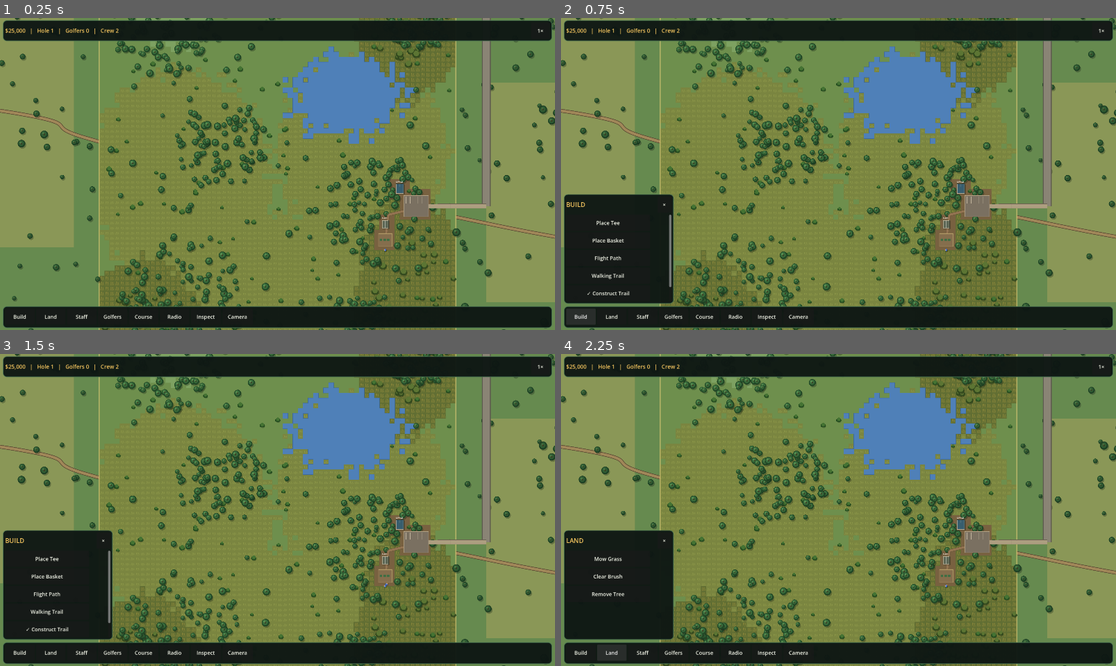
Above: before the commit, frames 1-4 (two rows, left to right).
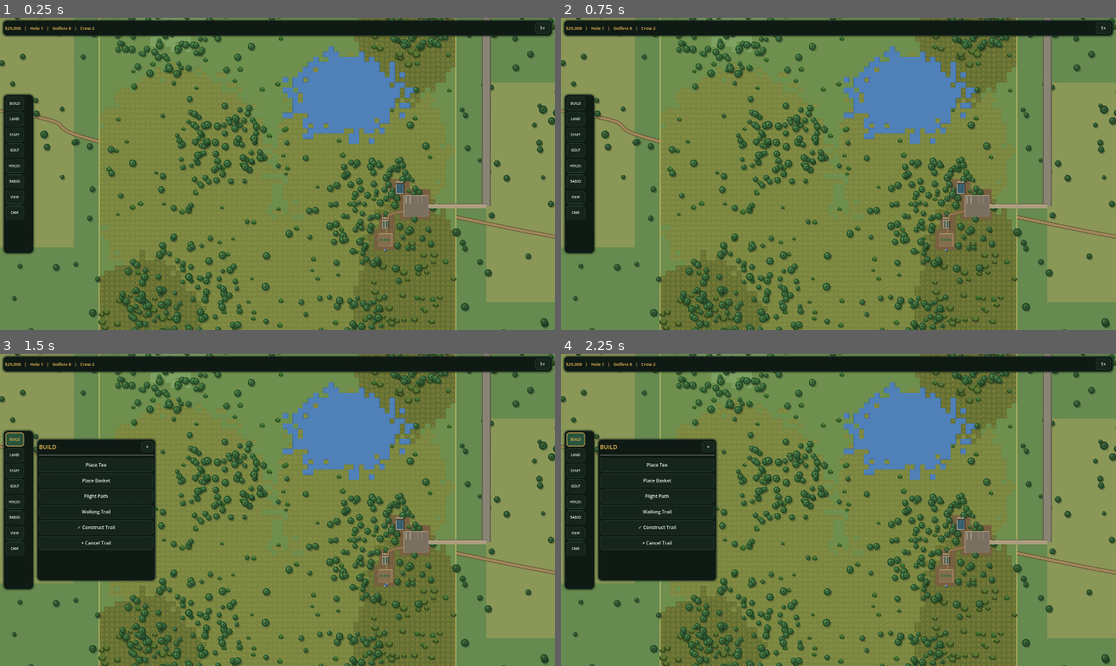
Above: after the commit, the same moments.

Repository: jmessierdg/disc-golf-empire
Game: Godot game, scene res://Main.tscn
The game is run twice, just before and just after one commit, with the same random seed, the same clock (stepped at 60 frames per second) and the same inputs.
Inputs (mouse positions are in pixels of both pictures, inside the frame that each line leads up to):
- Up to frame 1 (0.25 s): no input
- Up to frame 2 (0.75 s): click (583, 317) at 0.5 s, where only the run before the commit has a clickable "Build"
- Up to frame 3 (1.5 s): click (16, 438) at 1.25 s, where only the run after the commit has a clickable "BUILD"
- Up to frame 4 (2.25 s): click (610, 653) at 2 s, where only the run before the commit has a clickable "Land"

The runs differ from the first frame. In frame 1, 12% of the frame differs, in the area x 0-100%, y 0-100%; in frame 2, 17%; in frame 3, 23%; in frame 4, 23%.

Commit message:
Update hud_manager.gd

Diff:
--- a/hud_manager.gd
+++ b/hud_manager.gd
@@ -1,11 +1,13 @@
-# Disc Golf Empire — Update 19: Park Management HUD
-# New mobile-first overlay. Reuses CourseUI's existing gameplay callbacks.
+# Disc Golf Empire — Update 20: Classic Tycoon Floating Dock
+# Mobile-first left dock; reuses the established CourseUI callbacks.
 extends CanvasLayer
 
-const INK := Color(0.055, 0.09, 0.075, 0.96)
-const EDGE := Color(0.27, 0.43, 0.31, 1.0)
-const GOLD := Color(0.98, 0.79, 0.38, 1.0)
-const WHITE := Color(0.96, 0.97, 0.92, 1.0)
+const INK := Color(0.055, 0.095, 0.075, 0.97)
+const EDGE := Color(0.26, 0.40, 0.29, 1.0)
+const GOLD := Color(0.96, 0.76, 0.36, 1.0)
+const WHITE := Color(0.94, 0.97, 0.93, 1.0)
+const MUTED := Color(0.67, 0.76, 0.68, 1.0)
+const ACTIVE := Color(0.17, 0.33, 0.23, 1.0)
 
 var ui
 var course_manager
@@ -15,12 +17,14 @@
 var radio_manager
 var camera_controller
 var top_bar: PanelContainer
-var bottom_bar: PanelContainer
+var dock: PanelContainer
+var dock_scroll: ScrollContainer
 var drawer: PanelContainer
 var drawer_title: Label
 var drawer_body: VBoxContainer
 var status_label: Label
 var speed_button: Button
+var dock_buttons: Dictionary = {}
 var selected_tab := ""
 var sim_speeds := [0.0, 1.0, 2.0, 4.0]
 var speed_index := 1
@@ -39,96 +43,134 @@
 	if ui.empire_sidebar != null:
 		ui.empire_sidebar.hide()
 	build_hud()
+	get_viewport().size_changed.connect(_layout_hud)
 	set_process(true)
 
 func panel_style() -> StyleBoxFlat:
 	var style := StyleBoxFlat.new()
 	style.bg_color = INK
 	style.border_color = EDGE
-	style.set_border_width_all(2)
-	style.set_corner_radius_all(13)
-	style.set_content_margin_all(8)
+	style.set_border_width_all(1)
+	style.set_corner_radius_all(14)
+	style.set_content_margin_all(7)
+	style.shadow_color = Color(0.0, 0.0, 0.0, 0.36)
+	style.shadow_size = 6
+	return style
+
+func button_style(active: bool = false) -> StyleBoxFlat:
+	var style := StyleBoxFlat.new()
+	style.bg_color = ACTIVE if active else Color(0.085, 0.145, 0.11, 0.97)
+	style.border_color = GOLD if active else Color(0.22, 0.35, 0.26, 0.8)
+	style.set_border_width_all(2 if active else 1)
+	style.set_corner_radius_all(9)
+	style.set_content_margin_all(5)
 	return style
 
 func make_button(label_text: String, callback: Callable, width: float = 94.0) -> Button:
 	var button := Button.new()
 	button.text = label_text
-	button.custom_minimum_size = Vector2(width, 56)
-	button.add_theme_font_size_override("font_size", 18)
+	button.custom_minimum_size = Vector2(width, 48)
+	button.add_theme_font_size_override("font_size", 16)
 	button.add_theme_color_override("font_color", WHITE)
+	button.add_theme_color_override("font_hover_color", GOLD)
+	button.add_theme_stylebox_override("normal", button_style())
+	button.add_theme_stylebox_override("hover", button_style(true))
+	button.add_theme_stylebox_override("pressed", button_style(true))
 	button.pressed.connect(callback)
 	return button
 
 func build_hud() -> void:
 	top_bar = PanelContainer.new()
 	top_bar.name = "ParkStatusBar"
-	top_bar.set_anchors_preset(Control.PRESET_TOP_WIDE)
-	top_bar.offset_left = 10
-	top_bar.offset_right = -10
-	top_bar.offset_top = 8
-	top_bar.offset_bottom = 72
 	top_bar.add_theme_stylebox_override("panel", panel_style())
 	add_child(top_bar)
 	var top_row := HBoxContainer.new()
-	top_row.add_theme_constant_override("separation", 12)
+	top_row.add_theme_constant_override("separation", 8)
 	top_bar.add_child(top_row)
 	status_label = Label.new()
 	status_label.size_flags_horizontal = Control.SIZE_EXPAND_FILL
-	status_label.add_theme_font_size_override("font_size", 19)
+	status_label.clip_text = true
+	status_label.add_theme_font_size_override("font_size", 15)
 	status_label.add_theme_color_override("font_color", GOLD)
 	top_row.add_child(status_label)
-	speed_button = make_button("1×", _cycle_speed, 65)
+	speed_button = make_button("1×", _cycle_speed, 52)
+	speed_button.custom_minimum_size.y = 38
 	top_row.add_child(speed_button)
 
-	bottom_bar = PanelContainer.new()
-	bottom_bar.name = "ParkToolbar"
-	bottom_bar.set_anchors_preset(Control.PRESET_BOTTOM_WIDE)
-	bottom_bar.offset_left = 10
-	bottom_bar.offset_right = -10
-	bottom_bar.offset_top = -82
-	bottom_bar.offset_bottom = -7
-	bottom_bar.add_theme_stylebox_override("panel", panel_style())
-	add_child(bottom_bar)
-	var scroll := ScrollContainer.new()
-	scroll.horizontal_scroll_mode = ScrollContainer.SCROLL_MODE_AUTO
-	scroll.vertical_scroll_mode = ScrollContainer.SCROLL_MODE_DISABLED
-	bottom_bar.add_child(scroll)
-	var row := HBoxContainer.new()
-	row.add_theme_constant_override("separation", 5)
-	scroll.add_child(row)
-	for tab in ["Build", "Land", "Staff", "Golfers", "Course", "Radio"]:
-		row.add_child(make_button(tab, _toggle_tab.bind(tab), 102))
-	row.add_child(make_button("Inspect", _inspect, 105))
-	row.add_child(make_button("Camera", _reset_camera, 105))
+	dock = PanelContainer.new()
+	dock.name = "FloatingCommandDock"
+	dock.add_theme_stylebox_override("panel", panel_style())
+	add_child(dock)
+	dock_scroll = ScrollContainer.new()
+	dock_scroll.horizontal_scroll_mode = ScrollContainer.SCROLL_MODE_DISABLED
+	dock_scroll.vertical_scroll_mode = ScrollContainer.SCROLL_MODE_AUTO
+	dock.add_child(dock_scroll)
+	var buttons := VBoxContainer.new()
+	buttons.add_theme_constant_override("separation", 6)
+	dock_scroll.add_child(buttons)
+	var tabs := [
+		["Build", "BUILD"], ["Land", "LAND"], ["Staff", "STAFF"],
+		["Golfers", "GOLF"], ["Course", "HOLES"], ["Radio", "RADIO"]
+	]
+	for entry in tabs:
+		var tab_name: String = entry[0]
+		var button := make_button(entry[1], _toggle_tab.bind(tab_name), 64)
+		button.tooltip_text = tab_name
+		button.add_theme_font_size_override("font_size", 12)
+		buttons.add_child(button)
+		dock_buttons[tab_name] = button
+	var inspect_button := make_button("VIEW", _inspect, 64)
+	inspect_button.add_theme_font_size_override("font_size", 12)
+	buttons.add_child(inspect_button)
+	var camera_button := make_button("CAM", _reset_camera, 64)
+	camera_button.add_theme_font_size_override("font_size", 12)
+	buttons.add_child(camera_button)
 
 	drawer = PanelContainer.new()
-	drawer.name = "ParkActionDrawer"
-	drawer.set_anchors_preset(Control.PRESET_BOTTOM_LEFT)
-	drawer.offset_left = 10
-	drawer.offset_right = 365
-	drawer.offset_top = -470
-	drawer.offset_bottom = -91
+	drawer.name = "FloatingActionDrawer"
 	drawer.add_theme_stylebox_override("panel", panel_style())
 	add_child(drawer)
 	var column := VBoxContainer.new()
-	column.add_theme_constant_override("separation", 7)
+	column.add_theme_constant_override("separation", 8)
 	drawer.add_child(column)
 	var heading := HBoxContainer.new()
 	column.add_child(heading)
 	drawer_title = Label.new()
 	drawer_title.size_flags_horizontal = Control.SIZE_EXPAND_FILL
 	drawer_title.add_theme_color_override("font_color", GOLD)
-	drawer_title.add_theme_font_size_override("font_size", 22)
+	drawer_title.add_theme_font_size_override("font_size", 20)
 	heading.add_child(drawer_title)
-	heading.add_child(make_button("×", close_drawer, 48))
+	var close_button := make_button("×", close_drawer, 42)
+	close_button.custom_minimum_size.y = 38
+	heading.add_child(close_button)
+	var rule := HSeparator.new()
+	column.add_child(rule)
 	var scroller := ScrollContainer.new()
 	scroller.size_flags_vertical = Control.SIZE_EXPAND_FILL
+	scroller.horizontal_scroll_mode = ScrollContainer.SCROLL_MODE_DISABLED
 	column.add_child(scroller)
 	drawer_body = VBoxContainer.new()
-	drawer_body.add_theme_constant_override("separation", 5)
+	drawer_body.size_flags_horizontal = Control.SIZE_EXPAND_FILL
+	drawer_body.add_theme_constant_override("separation", 6)
 	scroller.add_child(drawer_body)
 	drawer.hide()
+	_layout_hud()
 	refresh_status()
+
+func _layout_hud() -> void:
+	if dock == null:
+		return
+	var screen := get_viewport().get_visible_rect().size
+	var compact := screen.x < 760.0
+	var margin := 10.0
+	var top_height := 54.0
+	top_bar.position = Vector2(margin, 8.0)
+	top_bar.size = Vector2(maxf(180.0, screen.x - margin * 2.0), top_height)
+	var dock_width := 88.0 if compact else 104.0
+	var dock_height := minf(550.0, maxf(170.0, screen.y - 94.0))
+	dock.position = Vector2(12.0, maxf(76.0, (screen.y - dock_height) * 0.5))
+	dock.size = Vector2(dock_width, dock_height)
+	fit_drawer()
 
 func _toggle_tab(tab: String) -> void:
 	if selected_tab == tab and drawer.visible:
@@ -169,11 +211,30 @@
 			add_radio_action("Full Player", "toggle_expanded")
 	drawer.show()
 	fit_drawer()
+	_update_active_buttons()
 
 func fit_drawer() -> void:
+	if drawer == null:
+		return
 	var screen := get_viewport().get_visible_rect().size
-	drawer.offset_right = minf(390.0, screen.x - 12.0)
-	drawer.offset_top = -minf(470.0, screen.y - 105.0)
+	var compact := screen.x < 760.0
+	var dock_width := 88.0 if compact else 104.0
+	var gap := 12.0
+	var drawer_left := 12.0 + dock_width + gap
+	var available_width := maxf(150.0, screen.x - drawer_left - 14.0)
+	var drawer_width := minf(350.0 if compact else 410.0, available_width)
+	var usable_height := maxf(160.0, screen.y - 126.0)
+	var drawer_height := minf(490.0, usable_height)
+	var top := maxf(82.0, (screen.y - drawer_height) * 0.5)
+	drawer.position = Vector2(drawer_left, top)
+	drawer.size = Vector2(drawer_width, drawer_height)
+
+func _update_active_buttons() -> void:
+	for tab_name in dock_buttons:
+		var button: Button = dock_buttons[tab_name]
+		var active: bool = tab_name == selected_tab and drawer.visible
+		button.add_theme_stylebox_override("normal", button_style(active))
+		button.add_theme_color_override("font_color", GOLD if active else WHITE)
 
 func add_action(title: String, method_name: String) -> void:
 	var action := make_button(title, _invoke_ui.bind(method_name), 290)
@@ -204,6 +265,7 @@
 func close_drawer() -> void:
 	selected_tab = ""
 	drawer.hide()
+	_update_active_buttons()
 
 func _cycle_speed() -> void:
 	speed_index = (speed_index + 1) % sim_speeds.size()
